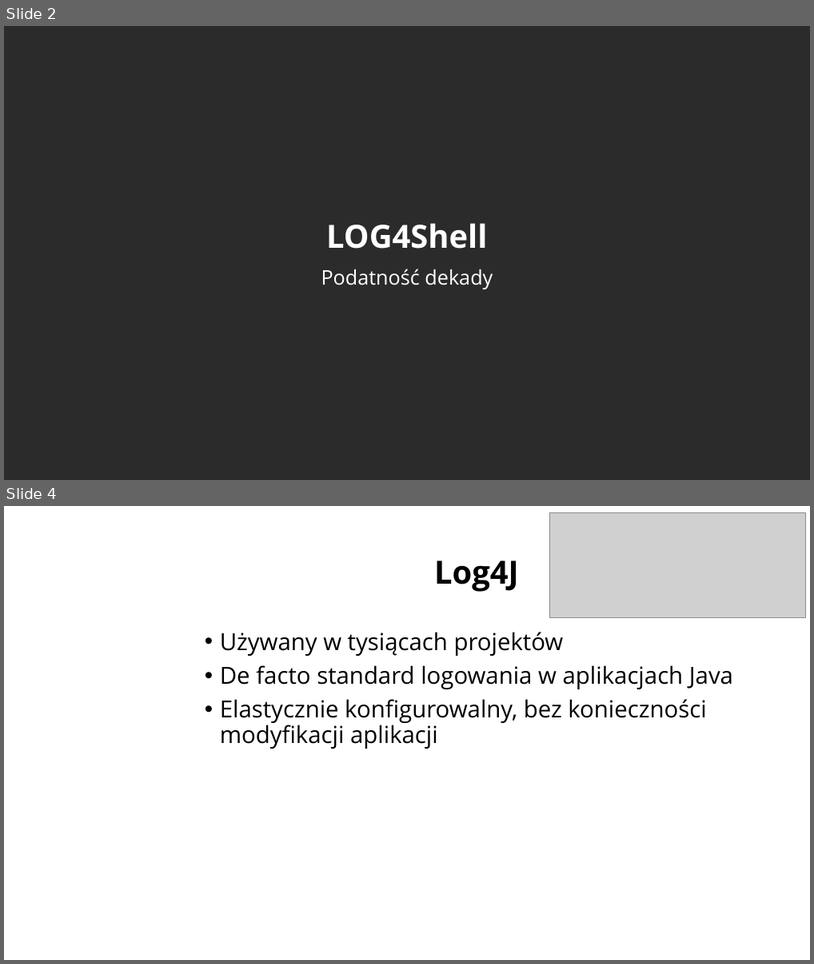
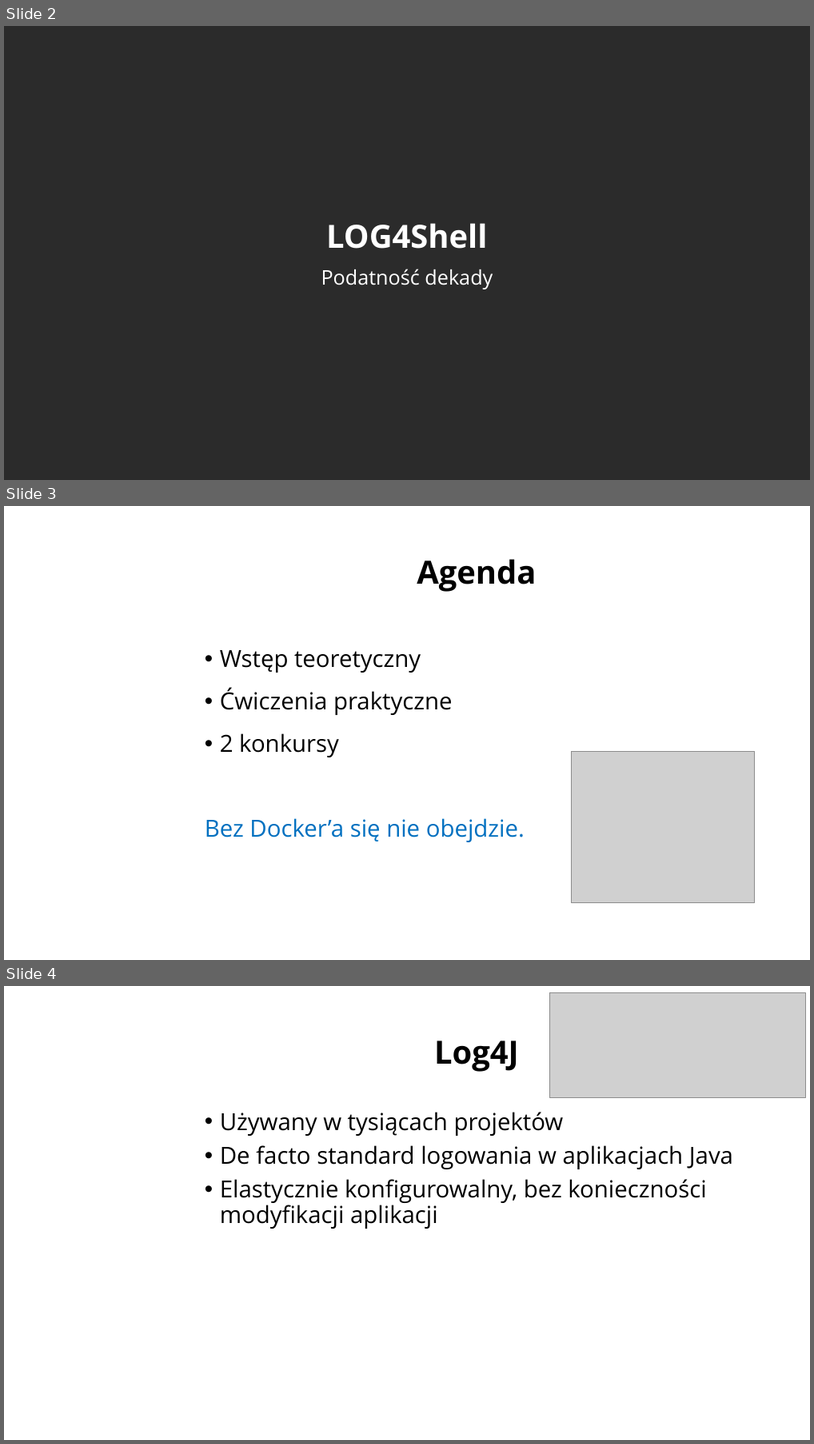
Before and after one commit to sowa-gregory/log4shell, a slide deck: log4shell_admindays.pptx. Shown one above the other, each under a label of ours: slides 2 and 4 before the commit, slides 2, 3 and 4 after it; the slides between them are not shown. The pictures are 814x964 and 814x1444 pixels, drawn with LibreOffice and Linux fonts; fonts in the diff are those of the drawing; grey boxes stand for pictures; background and template pictures are left out; a plain dark background stands for a picture behind light text. Boxes give left, top, right and bottom in pixels: in the first picture for what was removed or moved away, otherwise in the second. Text is boxed around its words. In the diff, an @@ line names an element or a change of style, - is before the commit and + after.

```diff
--- a/log4shell_admindays.pptx
+++ b/log4shell_admindays.pptx
@@ slide 3 added at [4, 506, 810, 960], background picture (left out) @@
@@ title added at [417, 559, 536, 592], 38 pt, text #000000, bold @@
+Agenda
@@ text added at [205, 650, 525, 842], 28 pt, text #000000 @@
+• Wstęp teoretyczny
+• Ćwiczenia praktyczne
+• 2 konkursy
+Bez Docker’a się nie obejdzie.
@@ picture added at [572, 751, 755, 902] @@
```
Also in this commit, not shown: 2 slides changed, 14 other slides added, 5 slides removed, 1 other file.
